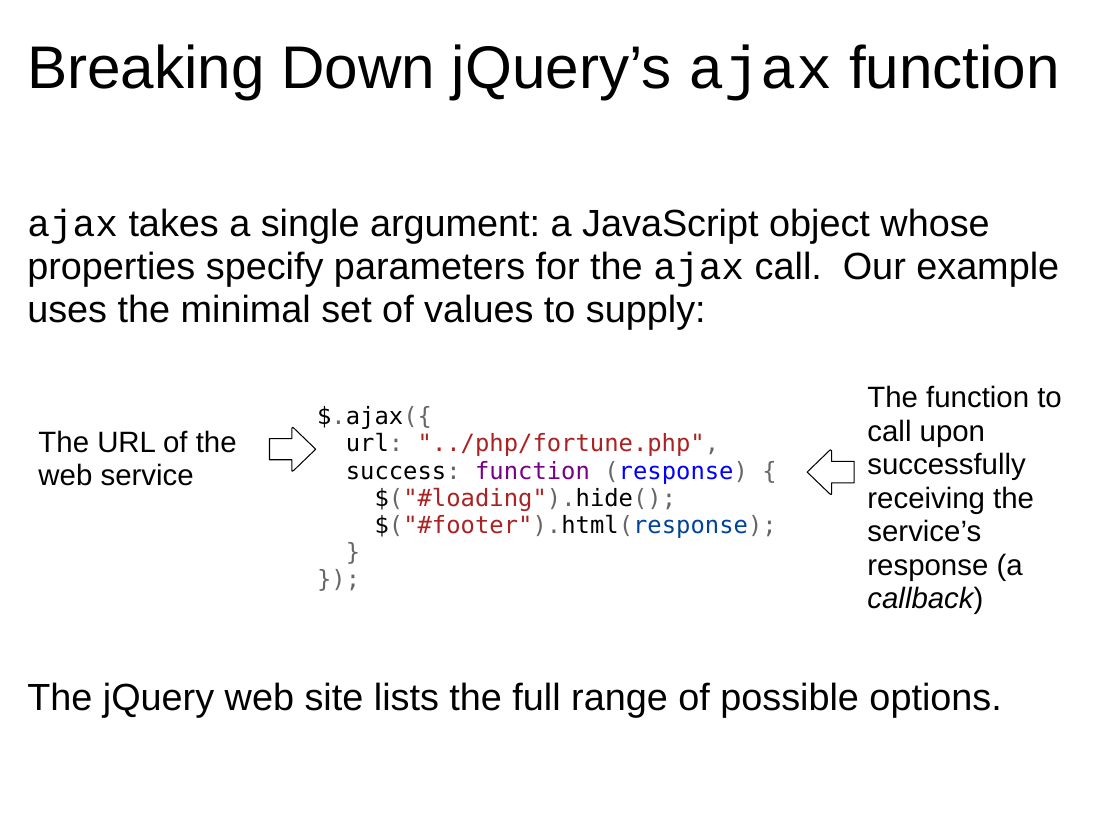
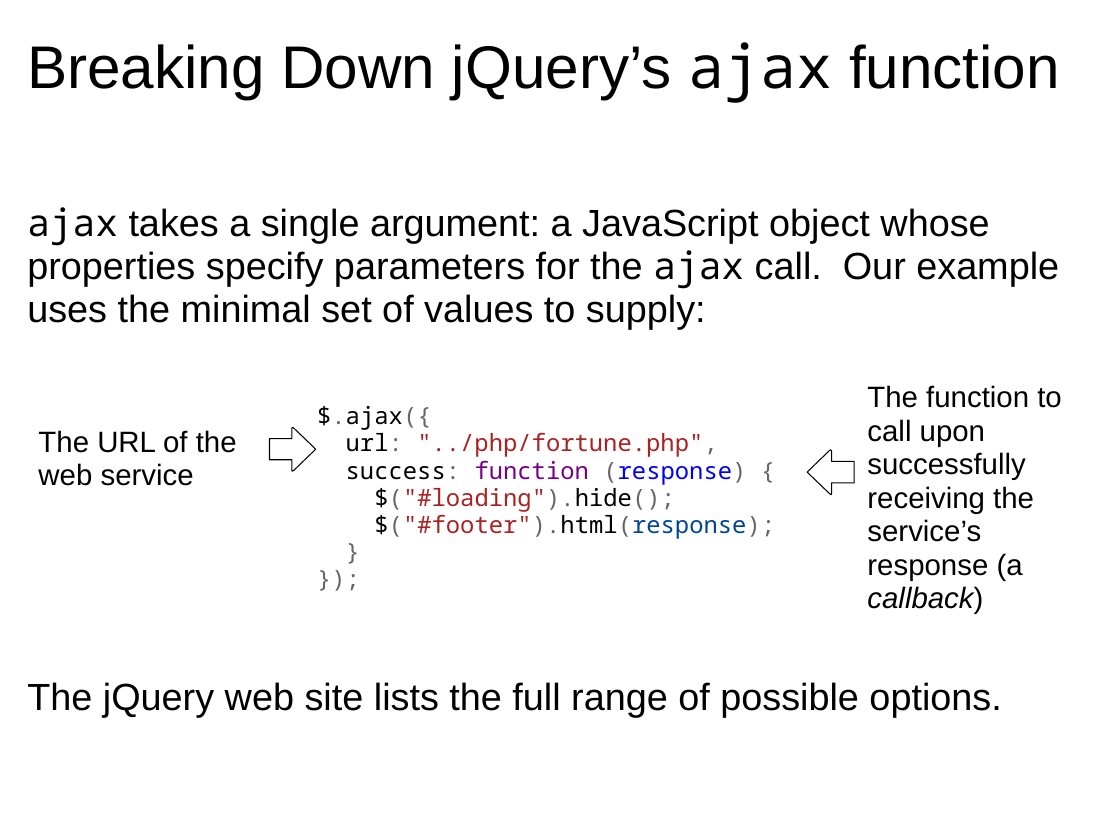
Before and after one commit to dondi/javascript-book, a slide deck: slide 27 of presentations/Chapter_8_Presentation.ppt. Drawn at 1120x840 pixels with LibreOffice and Linux fonts; fonts in the diff are those of the drawing; background and template pictures are left out. Boxes give left, top, right and bottom in pixels: in the first picture for what was removed or moved away, otherwise in the second. Text is boxed around its words. In the diff, an @@ line names an element or a change of style, - is before the commit and + after.

```diff
--- a/presentations/Chapter_8_Presentation.ppt
+++ b/presentations/Chapter_8_Presentation.ppt
@@ title "Breaking Down jQuery’s ajax function" at [27,42,1060,103]: font Courier New to Noto Sans Mono in "ajax" @@
@@ text at [27,207,1059,329]: font Courier New to Noto Sans Mono in "ajax ajax" @@
@@ text "$.ajax({ url: "../php/fortune.php", success: function ..." at [317,406,775,539]: font DejaVu Sans Mono to Noto Sans Mono @@
```
Also in this commit, not shown: 16 other slides changed.
